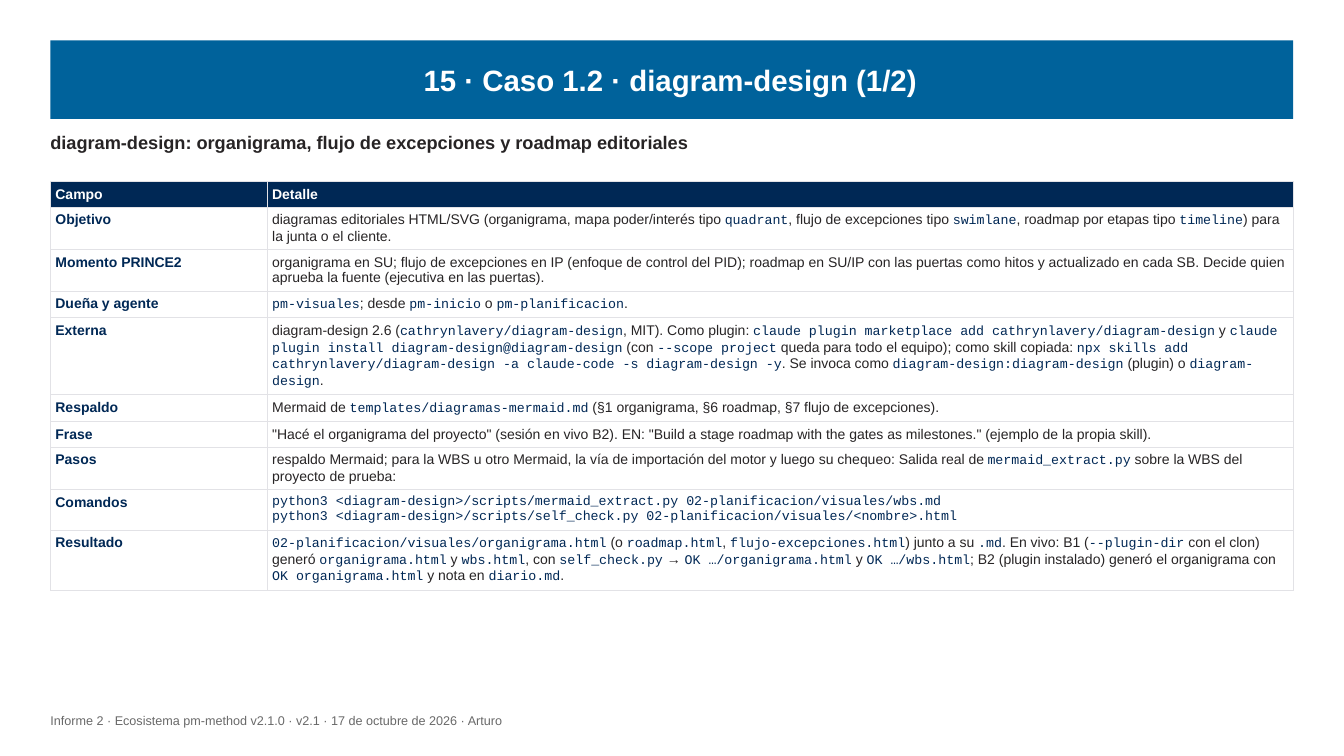
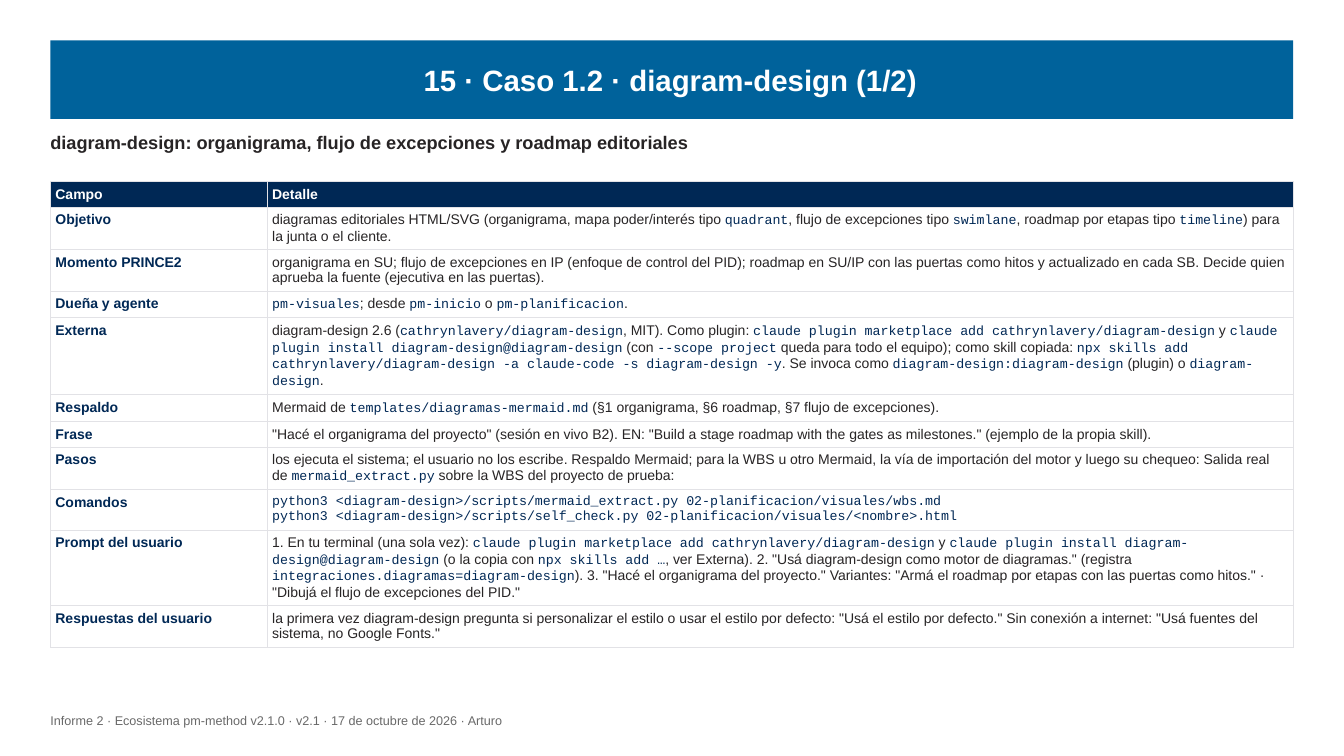
Before and after one commit to Arturo-Penas-Rial/pm-method, a slide deck: slide 110 of docs/informe/informe-2-ecosistema-pm-method-v2.1.pptx. Drawn at 1344x756 pixels with LibreOffice and Linux fonts; fonts in the diff are those of the drawing. Boxes give left, top, right and bottom in pixels: in the first picture for what was removed or moved away, otherwise in the second. Text is boxed around its words. In the diff, an @@ line names an element or a change of style, - is before the commit and + after.

Commit message:
pm-method 2.1.0: guías E2E para el usuario, prompts y entradas/salidas en los casos, diagramas legibles

```diff
--- a/docs/informe/informe-2-ecosistema-pm-method-v2.1.pptx
+++ b/docs/informe/informe-2-ecosistema-pm-method-v2.1.pptx
@@ table at bbox=[50, 181, 1294, 645] @@
-row 8, column 2: respaldo Mermaid; para la WBS u otro Mermaid, la vía de importación del motor y luego su chequeo: Salida real de mermaid_extract.py sobre la WBS del proyecto de prueba:
+row 8, column 2: los ejecuta el sistema; el usuario no los escribe. Respaldo Mermaid; para la WBS u otro Mermaid, la vía de importación del motor y luego su chequeo: Salida real de mermaid_extract.py sobre la WBS del proyecto de prueba:
-row 10: Resultado | 02-planificacion/visuales/organigrama.html (o roadmap.html, flujo-excepciones.html) junto a su .md. En vivo: B1 (--plugin-dir con el clon) generó organigrama.html y wbs.html, con self_check.py → OK …/organigrama.html y OK …/wbs.html; B2 (plugin instalado) generó el organigrama con OK organigrama.html y nota en diario.md.
+row 10: Prompt del usuario | 1. En tu terminal (una sola vez): claude plugin marketplace add cathrynlavery/diagram-design y claude plugin install diagram-design@diagram-design (o la copia con npx skills add …, ver Externa). 2. "Usá diagram-design como motor de diagramas." (registra integraciones.diagramas=diagram-design). 3. "Hacé el organigrama del proyecto." Variantes: "Armá el roadmap por etapas con las puertas como hitos." · "Dibujá el flujo de excepciones del PID."
+row 11: Respuestas del usuario | la primera vez diagram-design pregunta si personalizar el estilo o usar el estilo por defecto: "Usá el estilo por defecto." Sin conexión a internet: "Usá fuentes del sistema, no Google Fonts."
```
Also in this commit, not shown: 45 other slides changed, 7 slides added, 1 slide removed, 52 other files.
